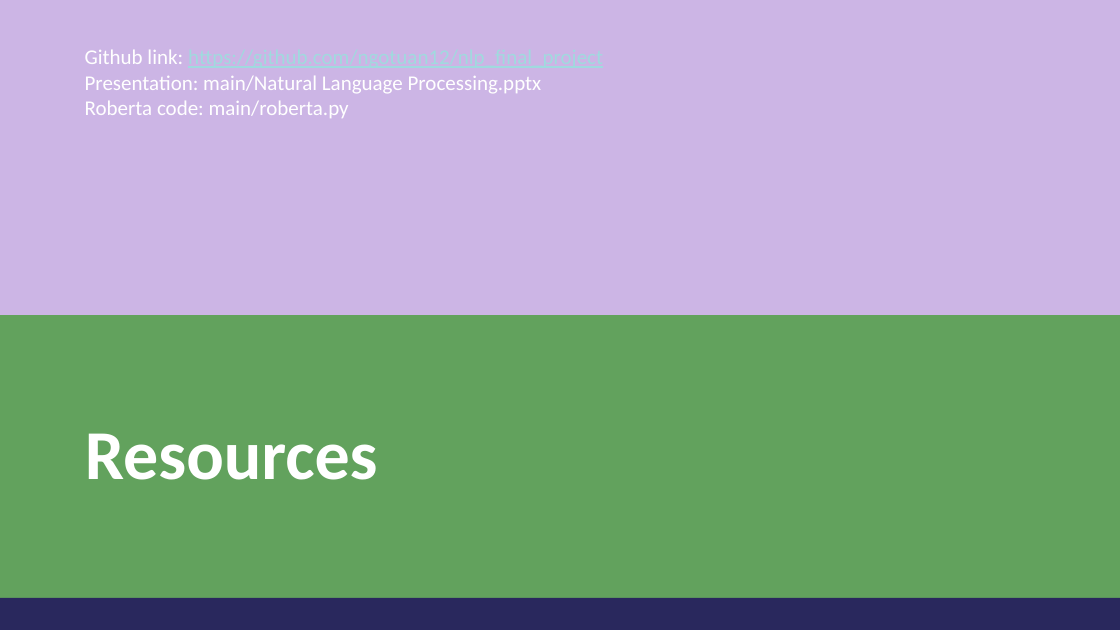
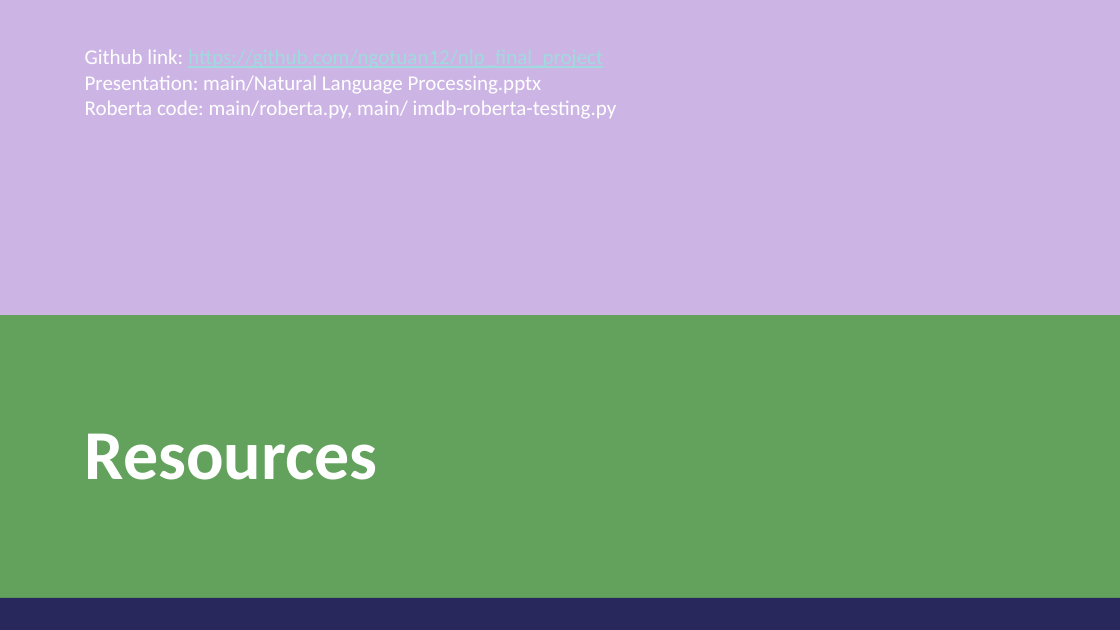
Before and after one commit to ngotuan12/nlp_final_project, a slide deck: slide 13 of Natural Language Processing.pptx. Drawn at 1120x630 pixels with LibreOffice and Linux fonts; fonts in the diff are those of the drawing. Boxes give left, top, right and bottom in pixels: in the first picture for what was removed or moved away, otherwise in the second. Text is boxed around its words. In the diff, an @@ line names an element or a change of style, - is before the commit and + after.

Commit message:
up

```diff
--- a/Natural Language Processing.pptx
+++ b/Natural Language Processing.pptx
@@ text at box(85, 100, 617, 119): text changed @@
-Roberta code: main/roberta.py
+Roberta code: main/roberta.py, main/ imdb-roberta-testing.py
```
